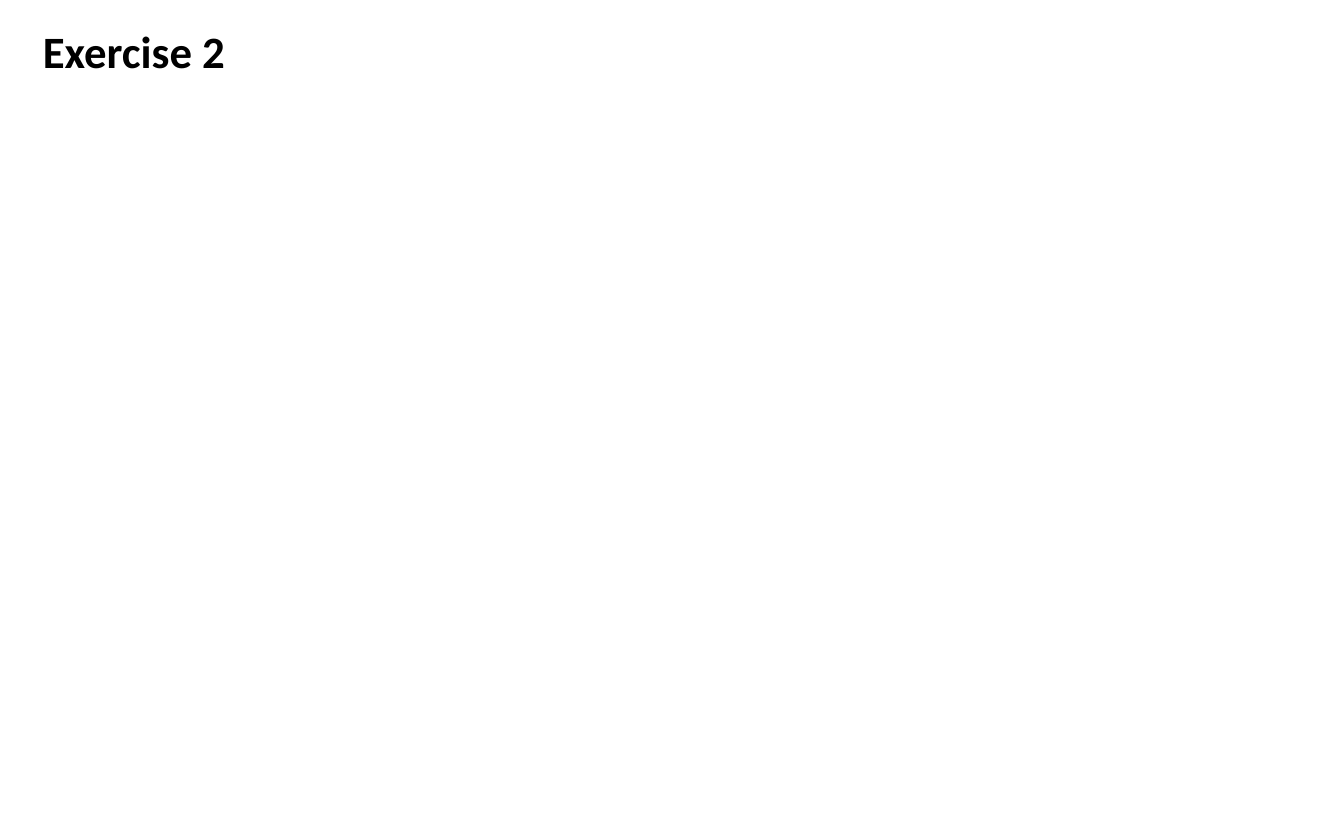
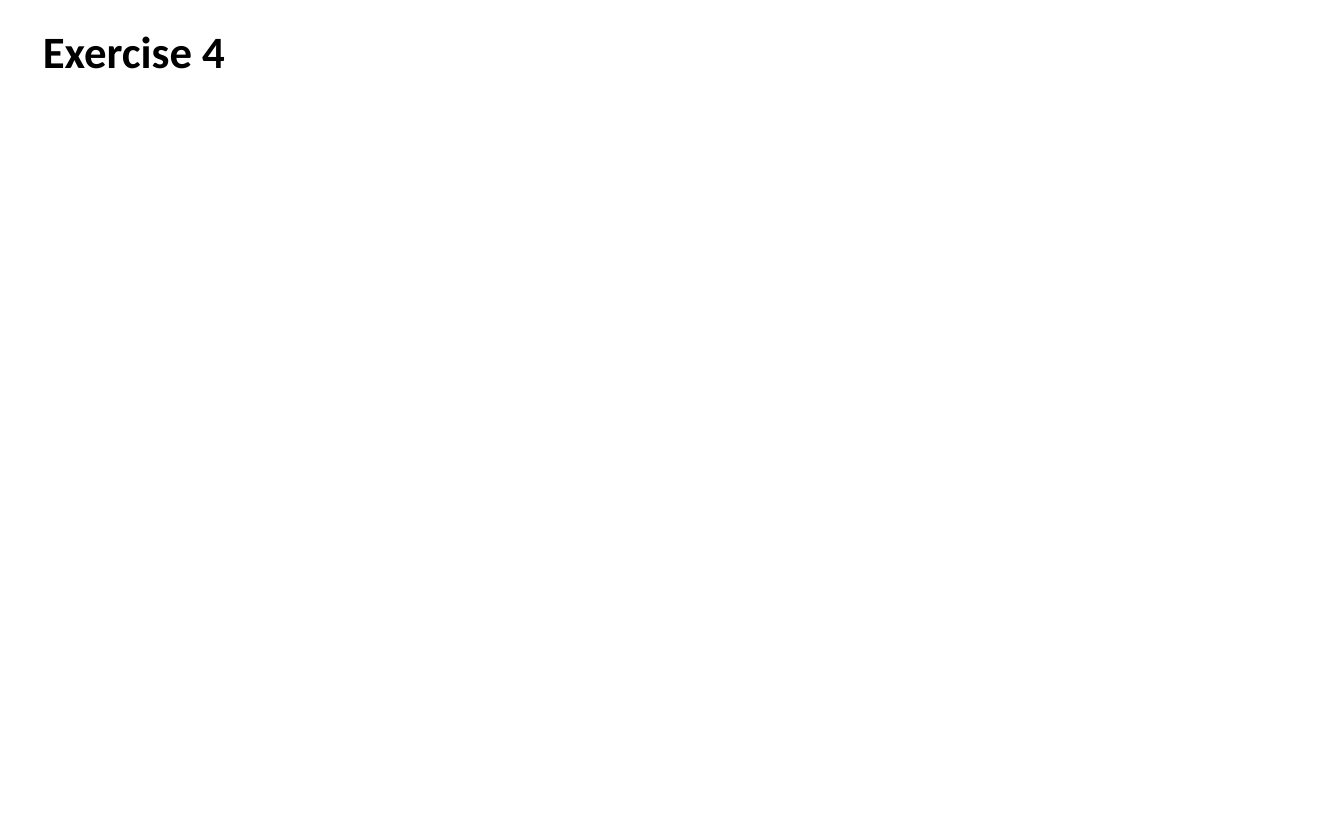
Before and after one commit to oliviergimenez/IPMworkshop, a slide deck: slide 52 of slides/multistatemodels_og.pptx. Drawn at 1344x840 pixels with LibreOffice and Linux fonts; fonts in the diff are those of the drawing. Boxes give left, top, right and bottom in pixels: in the first picture for what was removed or moved away, otherwise in the second. Text is boxed around its words. In the diff, an @@ line names an element or a change of style, - is before the commit and + after.

```diff
--- a/slides/multistatemodels_og.pptx
+++ b/slides/multistatemodels_og.pptx
@@ text at [43, 36, 225, 69]: text changed @@
-Exercise 2
+Exercise 4
```
Also in this commit, not shown: 3 other slides changed, 4 other files.
